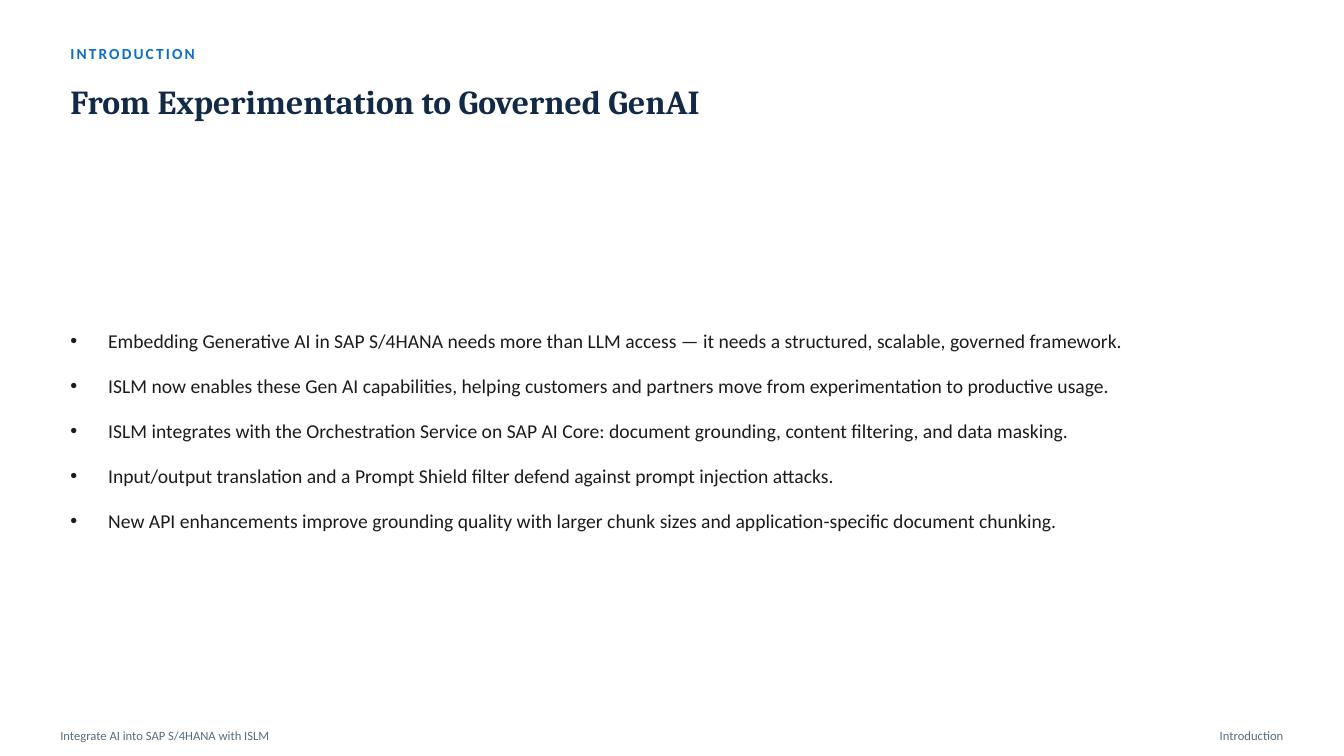
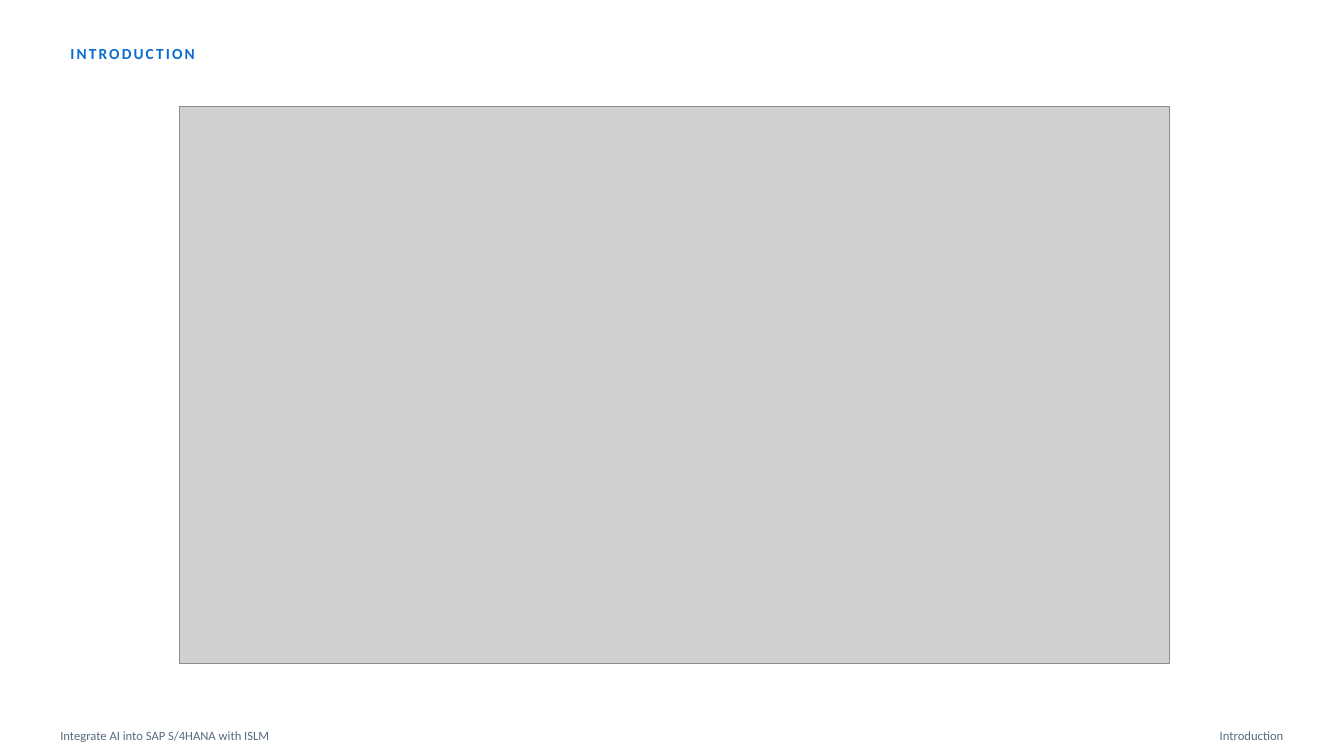
Before and after one commit to akhilgeo/akhilgeorge.com, a slide deck: slide 6 of assets/AI/ISLM.pptx (slide 3 before the commit). Drawn at 1344x756 pixels with LibreOffice and Linux fonts; fonts in the diff are those of the drawing; grey boxes stand for pictures. Boxes give left, top, right and bottom in pixels: in the first picture for what was removed or moved away, otherwise in the second. Text is boxed around its words. In the diff, an @@ line names an element or a change of style, - is before the commit and + after.

```diff
--- a/assets/AI/ISLM.pptx
+++ b/assets/AI/ISLM.pptx
@@ text removed at bbox=[70, 90, 699, 121] @@
-From Experimentation to Governed GenAI
@@ picture added at bbox=[179, 107, 1170, 663] @@
@@ text removed at bbox=[108, 334, 1122, 532] @@
-• Embedding Generative AI in SAP S/4HANA needs more than LLM access — it needs a structured, scalable, governed framework.
-• ISLM now enables these Gen AI capabilities, helping customers and partners move from experimentation to productive usage.
-• ISLM integrates with the Orchestration Service on SAP AI Core: document grounding, content filtering, and data masking.
-• Input/output translation and a Prompt Shield filter defend against prompt injection attacks.
-• New API enhancements improve grounding quality with larger chunk sizes and application-specific document chunking.
```
Also in this commit, not shown: 26 other slides changed, 3 slides added, 32 slides removed.
